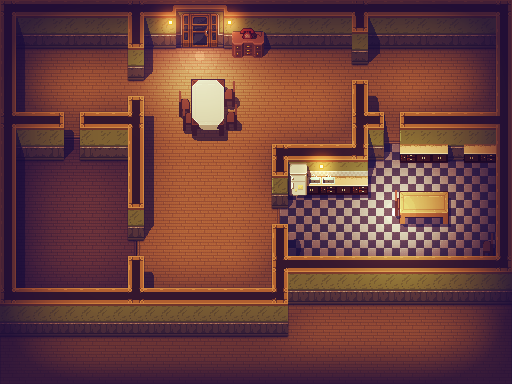
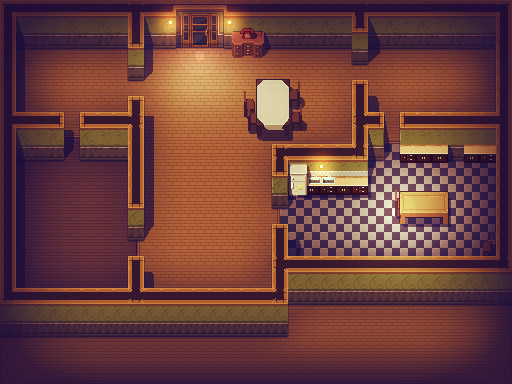
Layers edited between the first and the second 512x384 image:
painted on "shadows" over (x1=181, y1=87, x2=307, y2=141)
painted on "walls" over (x1=179, y1=79, x2=302, y2=136)
